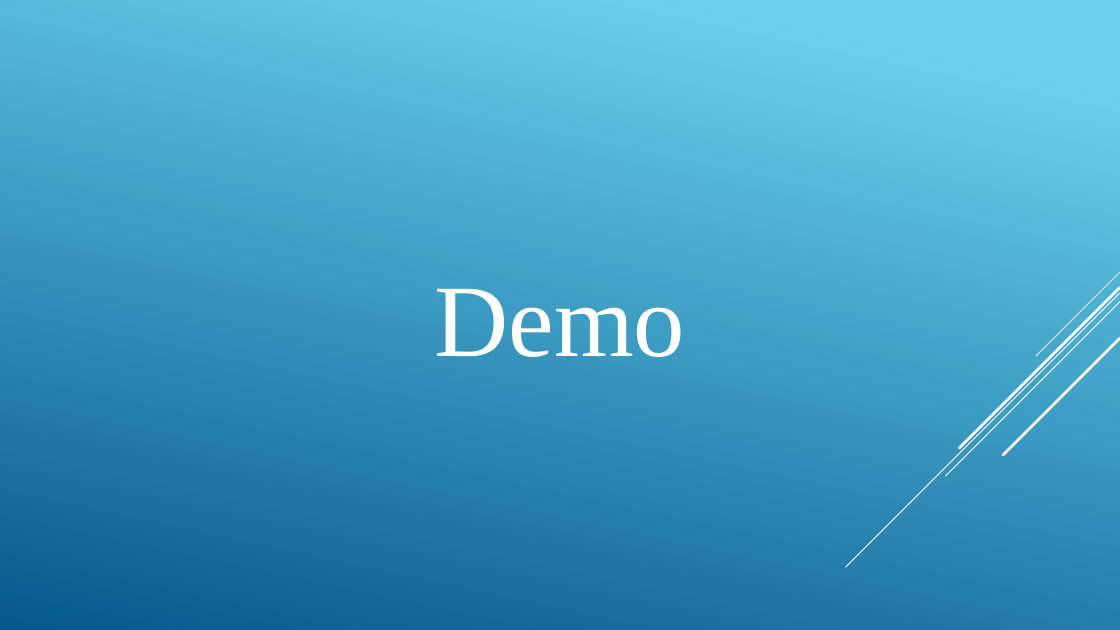
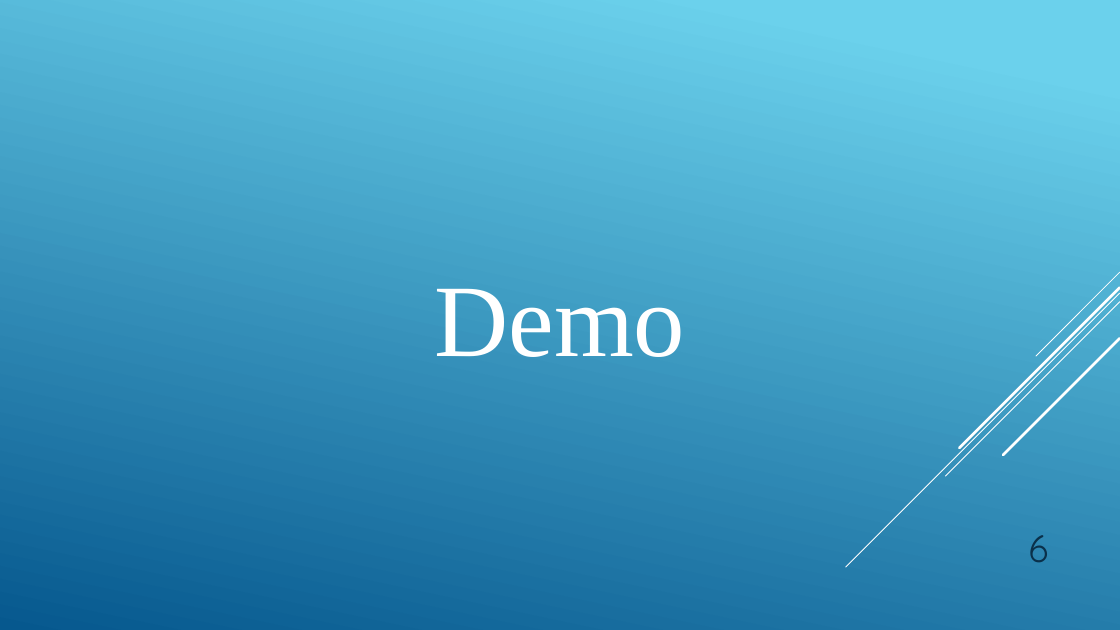
Before and after one commit to GeorgeMorosanu/MediArch_Public, a slide deck: slide 7 of Licenta2018MoroșanuGeorgeCosmin/MediArch.pptx. Drawn at 1120x630 pixels with LibreOffice and Linux fonts; fonts in the diff are those of the drawing. Boxes give left, top, right and bottom in pixels: in the first picture for what was removed or moved away, otherwise in the second. Text is boxed around its words. In the diff, an @@ line names an element or a change of style, - is before the commit and + after.

```diff
--- a/Licenta2018MoroșanuGeorgeCosmin/MediArch.pptx
+++ b/Licenta2018MoroșanuGeorgeCosmin/MediArch.pptx
@@ text added at (1028, 535, 1048, 562), 32 pt, text #0A304A @@
+6
```
Also in this commit, not shown: 3 other slides changed, 5 slides added, 5 slides removed.
